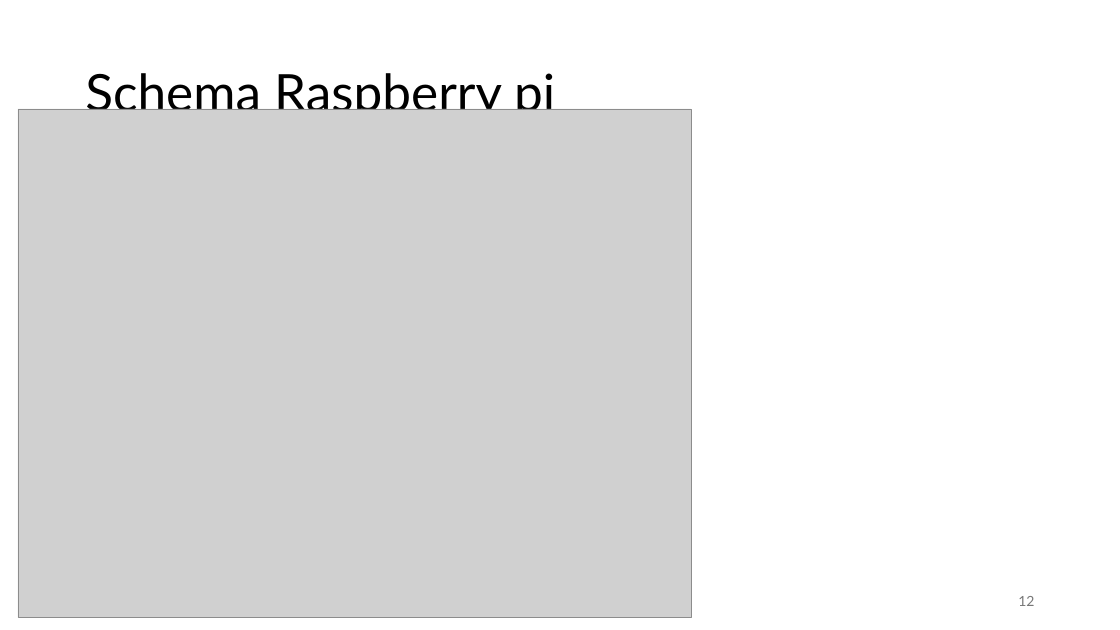
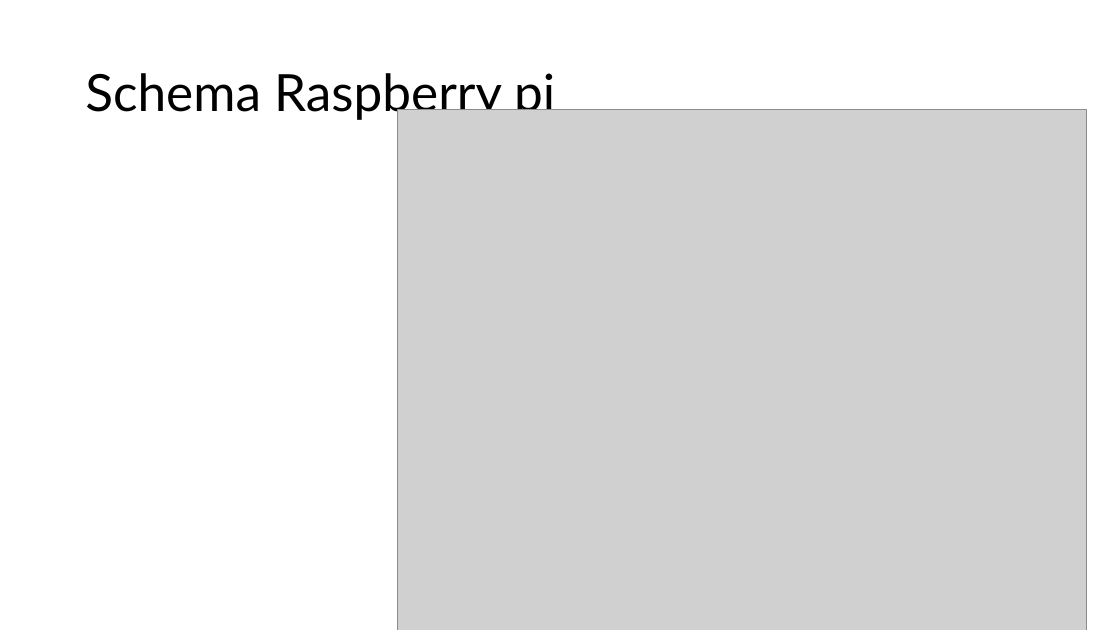
Before and after one commit to Nowie69/Eindproject-Robot-6ICW, a slide deck: slide 12 of Robot met mecanum wheels.pptx. Drawn at 1120x630 pixels with LibreOffice and Linux fonts; fonts in the diff are those of the drawing; grey boxes stand for pictures. Boxes give left, top, right and bottom in pixels: in the first picture for what was removed or moved away, otherwise in the second. Text is boxed around its words. In the diff, an @@ line names an element or a change of style, - is before the commit and + after.

```diff
--- a/Robot met mecanum wheels.pptx
+++ b/Robot met mecanum wheels.pptx
@@ picture: place and size @@
-picture at (18,109,691,618)
+picture at (397,110,1086,630)
@@ page number removed at (1018,596,1034,606) @@
-12
```
Also in this commit, not shown: 3 other slides changed, 2 slides added, 23 other files.
